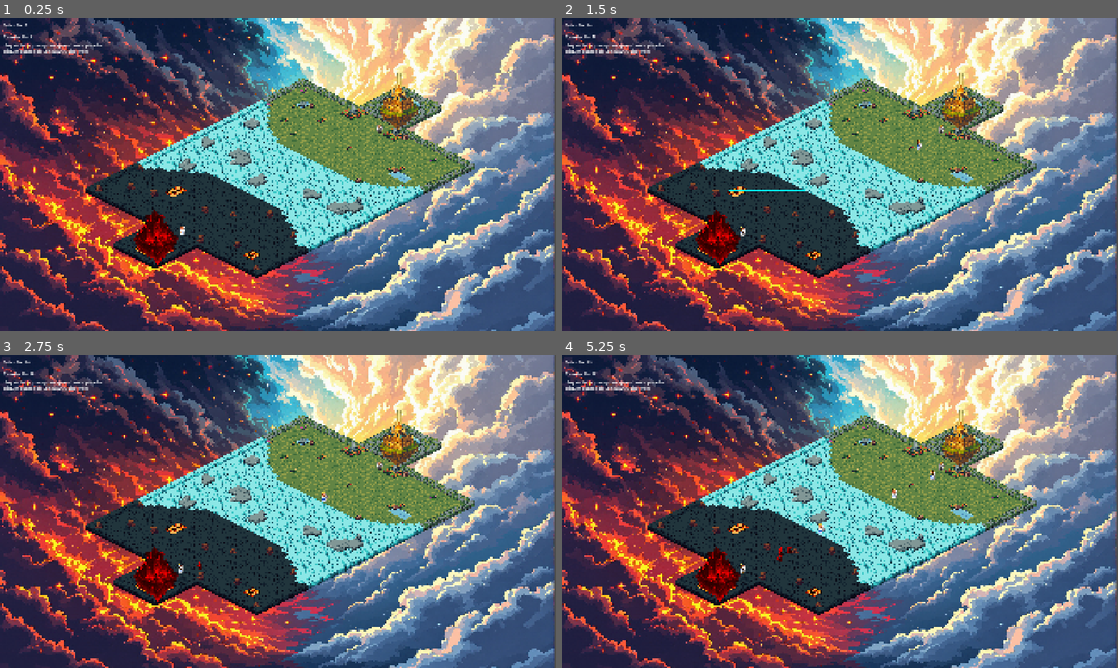
Above: before the commit, frames 1-4 (two rows, left to right).
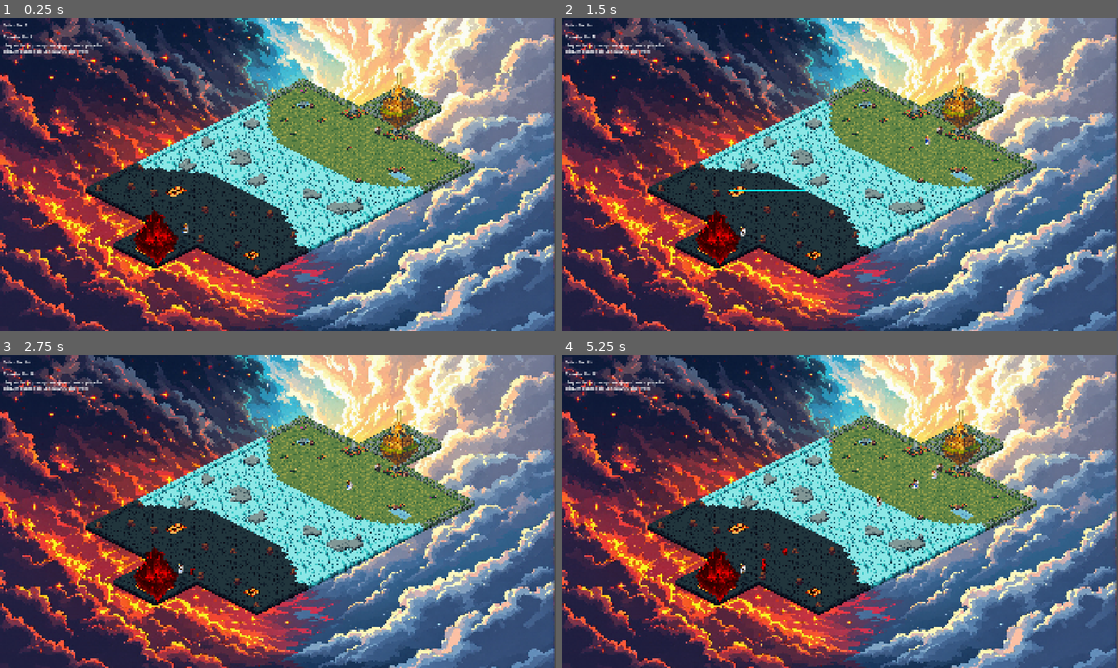
Above: after the commit, the same moments.

Repository: CorbeauBaptiste/Skyrage
Game: Godot game, scene res://world.tscn
Same seed, same stepped clock (60 frames per second), same inputs: the game is played once before the commit and once after it. This scene is started directly instead of the project's main scene. Sound files missing from this copy of the repository are replaced by a short silence.
Inputs (mouse positions are in pixels of both pictures, inside the frame that each line leads up to):
- Up to frame 1 (0.25 s): no input
- Up to frame 2 (1.5 s): tap Enter at 0.5 s; move the mouse to (962, 158) at 0.52 s; right-click (962, 158) at 0.6 s; click (962, 158) at 0.67 s; tap Space at 0.77, 1.07 s; tap Backspace at 0.8 s; drag from (728, 190) to (956, 93) at 1.27 s
- Up to frame 3 (2.75 s): move the mouse to (333, 442) at 2.02 s; tap Space at 2.1 s; click (333, 442) at 2.17 s; right-click (333, 442) at 2.3 s
- Up to frame 4 (5.25 s): drag from (812, 574) to (940, 464) at 2.77 s; move the mouse to (1006, 558) at 3.52 s; tap Backspace at 3.6, 5.1 s; click (1006, 558) at 3.67 s; tap Space at 3.77, 3.8, 4.07 s; drag from (673, 464) to (739, 567) at 4.27 s; move the mouse to (867, 511) at 5.02 s; click (867, 511) at 5.17 s

The runs differ from the first frame. In frame 1, less than 0.1% of the frame differs, in the area x 32-69%, y 34-70%; in frame 2, less than 0.1%; in frame 3, 0.1%; in frame 4, 0.3%, in the area x 35-69%, y 34-70%.

Commit message:
add: j'ai ramener les fichiers des unites, zzzzzz

Diff:
--- a/unit/unit.gd
+++ b/unit/unit.gd
@@ -1,42 +1,21 @@
 extends CharacterBody2D
 class_name Unit
 
-@export var speed = 100: set = set_speed
+@export var speed = 50: set = set_speed
 @export var enfer = false: set = set_side
-@export var health = 20: set = set_health
+@export var health = 4: set = set_health
 @export var attack_speed = 1: set = set_attack_speed
-
-# ============================================================================
-# PROPRIÉTÉS POUR LES EFFETS D'ITEMS
-# ============================================================================
-var max_health: int = 20  # PV maximum
-var michael_charges: int = 0  # Charges du Glaive de Michaël
-var cupidon_arrows: int = 0  # Flèches de Cupidon
-var attack_cooldown_modifier: float = 0.0  # Modificateur de cooldown (-0.5 = -50%)
-var damage_multiplier: float = 1.0  # Multiplicateur de dégâts
-var speed_multiplier: float = 1.0  # Multiplicateur de vitesse
-
-# ============================================================================
-# PROPRIÉTÉS EXISTANTES
-# ============================================================================
 var av = Vector2.ZERO
 var avoid_weight = 0.1
-var target_radius = 50
-var selected = false: set = set_selected
-var target = null: set = set_target
+var target_radius = 20
+var selected = false:
+	set = set_selected
+var target = null:
+	set = set_target
 
-var arrow = preload("res://projectile.tscn"): set = set_arrow
+var arrow = preload("res://projectile.tscn"):
+	set = set_arrow
 
-# ============================================================================
-# INITIALISATION
-# ============================================================================
-func _ready() -> void:
-	max_health = health  # Initialise max_health avec la valeur de départ
-	add_to_group("units")  # Important pour le système d'items
-
-# ============================================================================
-# SETTERS
-# ============================================================================
 func set_selected(value):
 	selected = value
 	if selected:
@@ -56,46 +35,7 @@
 		$Sprite2D.modulate = Color.RED if enfer else Color.WHITE
 	print("Unit set_side: ", enfer)
 
-func set_speed(new_value):
-	speed = new_value
-
-func set_health(value):
-	health = value
-
-	if health <= 0:
-		queue_free()
-		set_selected(false)
-
-func set_attack_speed(value):
-	attack_speed = value
-
-# ============================================================================
-# MÉTHODES DE SOINS (pour les effets d'items)
-# ============================================================================
-func get_missing_health() -> int:
-	return max_health - health
-
-func is_wounded() -> bool:
-	return health < max_health
-
-func heal(amount: int) -> int:
-	var old_health = health
-	health = min(max_health, health + amount)
-	return health - old_health
-
-# ============================================================================
-# GETTERS
-# ============================================================================
-func get_side() -> bool:
-	return enfer
-
-func get_health() -> int:
-	return health
-
-# ============================================================================
-# MOUVEMENT
-# ============================================================================
-func avoid() -> Vector2:
+func avoid():
 	var result = Vector2.ZERO
 	var neighbors = $Detect.get_overlapping_bodies()
 	if neighbors:
@@ -105,7 +45,6 @@
 	return result.normalized()
 
 func _physics_process(delta: float) -> void:
-	self.z_index = 900
 	velocity = Vector2.ZERO
 	if target:
 		var target_pos = target if target is Vector2 else target.global_position if target else Vector2.ZERO
@@ -113,14 +52,8 @@
 		if position.distance_to(target_pos) < target_radius:
 			target = null
 	av = avoid()
-
-	# Applique le multiplicateur de vitesse (effets d'items)
-	var effective_speed = speed * speed_multiplier
-	velocity = (velocity + av * avoid_weight).normalized() * effective_speed
-
+	velocity = (velocity + av * avoid_weight).normalized() * speed
 	move_and_collide(velocity * delta)
-
-	# Animation
 	if velocity != Vector2.ZERO:
 		if abs(velocity.x) > abs(velocity.y):
 			if velocity.x > 0:
@@ -135,7 +68,6 @@
 	else:
 		$AnimationPlayer.stop()
 
-	# Attaque
 	if Input.is_action_just_pressed("right_mouse") and selected:
 		var ennemies = $Range.get_overlapping_bodies()
 		print("Ennemies détectées : ", ennemies.size(), " (debug)")
@@ -146,31 +78,40 @@
 					valid_enemies.append(ennemy)
 			if valid_enemies.size() > 0:
 				if $Timer.is_stopped():
-					valid_enemies.sort_custom(func(a, b):
-						return global_position.distance_to(a.global_position) < global_position.distance_to(b.global_position)
-					)
+					valid_enemies.sort_custom(func(a, b): return global_position.distance_to(a.global_position) < global_position.distance_to(b.global_position))
 					var closest = valid_enemies[0]
 					var ennemy_pos = closest.global_position
 					$Marker2D.look_at(ennemy_pos)
 					var arrow_instance = arrow.instantiate()
-
 					if self.get_side() == true:
-						arrow_instance.change_sprite("res://Fire_0_Preview.png", 4, 7, 12)
+						arrow_instance.change_sprite("res://unit/feu.png")
 						arrow_instance.set_target(false)
 					else:
-						arrow_instance.change_sprite("res://Pure.png", 5, 5, 16)
+						arrow_instance.change_sprite("res://unit/vent.png")
 						arrow_instance.set_target(true)
-
 					arrow_instance.rotation = $Marker2D.rotation
 					arrow_instance.global_position = $Marker2D.global_position
 					add_child(arrow_instance)
-
-					# Applique le modificateur de cooldown (effets d'items)
-					var effective_cooldown = attack_speed + attack_cooldown_modifier
-					effective_cooldown = max(0.1, effective_cooldown)  # Minimum 0.1 sec
-					$Timer.wait_time = effective_cooldown
 					$Timer.start()
-
 					print("Tir 1 projectile sur closest ennemy : ", closest.name)
 			else:
 				print("Pas d'ennemi valide dans range")
+
+func set_speed(new_value):
+	speed = new_value
+
+func set_health(value):
+	health = value
+
+	if health == 0:
+		queue_free()
+		set_selected(false)
+
+func set_attack_speed(value):
+	attack_speed = value
+
+func get_side():
+	return enfer
+
+func get_health():
+	return health
--- /dev/null
+++ b/unit/unit_enfer/ange_dechu/ange_dechu.gd
@@ -0,0 +1,4 @@
+extends Unit
+
+func _ready() -> void:
+	set_health(4)
--- a/unit/unit_enfer/ange_dechu/ange_dechu.tscn
+++ b/unit/unit_enfer/ange_dechu/ange_dechu.tscn
@@ -1,18 +1,7 @@
 [gd_scene load_steps=12 format=3 uid="uid://bl7go3g78ckpo"]
 
+[ext_resource type="Script" uid="uid://bpl4qjnk0vw4y" path="res://unit/unit_enfer/ange_dechu/ange_dechu.gd" id="1_ipigq"]
 [ext_resource type="Texture2D" uid="uid://bsyve6cfh3bej" path="res://unit/unit_enfer/ange_dechu/dark_angel-m-001_2.png" id="2_6uqi0"]
-
-[sub_resource type="GDScript" id="GDScript_6ov51"]
-script/source = "extends Unit
-
-var HEALTH = 20
-
-func take_damage():
-	HEALTH -= 1
-
-	if HEALTH == 0:
-		queue_free()
-"
 
 [sub_resource type="CircleShape2D" id="CircleShape2D_ppyta"]
 radius = 14.8661
@@ -119,8 +108,7 @@
 scale = Vector2(0.5, 0.5)
 collision_layer = 2
 collision_mask = 3
-script = SubResource("GDScript_6ov51")
-enfer = true
+script = ExtResource("1_ipigq")
 
 [node name="Sprite2D" type="Sprite2D" parent="."]
 texture = ExtResource("2_6uqi0")
--- /dev/null
+++ b/unit/unit_enfer/demon/demon.gd
@@ -0,0 +1,4 @@
+extends Unit
+
+func _ready():
+	set_health(8)
--- a/unit/unit_enfer/demon/demon.tscn
+++ b/unit/unit_enfer/demon/demon.tscn
@@ -1,6 +1,6 @@
 [gd_scene load_steps=12 format=3 uid="uid://dh2knij7weaqs"]
 
-[ext_resource type="Script" uid="uid://crka5xwh24rix" path="res://unit/unit.gd" id="1_ixyw5"]
+[ext_resource type="Script" uid="uid://clihgyot2ywah" path="res://unit/unit_enfer/demon/demon.gd" id="1_ixyw5"]
 [ext_resource type="Texture2D" uid="uid://bx4dmh58w0nxo" path="res://unit/unit_enfer/demon/fallen_angel-004.png" id="2_rot22"]
 
 [sub_resource type="CircleShape2D" id="CircleShape2D_agkxd"]
--- /dev/null
+++ b/unit/unit_enfer/diablotin/diablotin.gd
@@ -0,0 +1,4 @@
+extends Unit
+
+func _ready():
+	set_health(3)
--- a/unit/unit_enfer/diablotin/diablotin.tscn
+++ b/unit/unit_enfer/diablotin/diablotin.tscn
@@ -1,6 +1,6 @@
 [gd_scene load_steps=12 format=3 uid="uid://b2bgtts1cq2et"]
 
-[ext_resource type="Script" uid="uid://crka5xwh24rix" path="res://unit/unit.gd" id="1_awgai"]
+[ext_resource type="Script" uid="uid://d3bv4pohe3qik" path="res://unit/unit_enfer/diablotin/diablotin.gd" id="1_awgai"]
 [ext_resource type="Texture2D" uid="uid://b5xf0fduci0wp" path="res://unit/unit_enfer/diablotin/fallen_angel-001.png" id="2_kriiy"]
 
 [sub_resource type="CircleShape2D" id="CircleShape2D_agkxd"]
--- /dev/null
+++ b/unit/unit_paradis/ange/ange.gd
@@ -0,0 +1,4 @@
+extends Unit
+
+func _ready():
+	set_health(3)
--- a/unit/unit_paradis/ange/ange.tscn
+++ b/unit/unit_paradis/ange/ange.tscn
@@ -1,18 +1,7 @@
 [gd_scene load_steps=12 format=3 uid="uid://87hem040vnrn"]
 
+[ext_resource type="Script" uid="uid://c2xfy054l7bvj" path="res://unit/unit_paradis/ange/ange.gd" id="1_48dlh"]
 [ext_resource type="Texture2D" uid="uid://c6ue2vk7jh8e7" path="res://unit/unit_paradis/ange/angel-f-001.png" id="2_48dlh"]
-
-[sub_resource type="GDScript" id="GDScript_h081i"]
-script/source = "extends Unit
-
-var HEALTH = 1
-
-func take_damage():
-	HEALTH -= 1
-
-	if HEALTH == 0:
-		queue_free()
-"
 
 [sub_resource type="CircleShape2D" id="CircleShape2D_jk54y"]
 radius = 14.8661
@@ -119,8 +108,7 @@
 scale = Vector2(0.626168, 0.603604)
 collision_layer = 2
 collision_mask = 3
-script = SubResource("GDScript_h081i")
-health = 3
+script = ExtResource("1_48dlh")
 
 [node name="Sprite2D" type="Sprite2D" parent="."]
 texture = ExtResource("2_48dlh")
--- /dev/null
+++ b/unit/unit_paradis/archange/archange.gd
@@ -0,0 +1,4 @@
+extends Unit
+
+func _ready():
+	set_health(4)
--- a/unit/unit_paradis/archange/archange.tscn
+++ b/unit/unit_paradis/archange/archange.tscn
@@ -1,6 +1,6 @@
 [gd_scene load_steps=12 format=3 uid="uid://bpem4157qmn2d"]
 
-[ext_resource type="Script" uid="uid://crka5xwh24rix" path="res://unit/unit.gd" id="1_5eryp"]
+[ext_resource type="Script" uid="uid://dsvabggskaf10" path="res://unit/unit_paradis/archange/archange.gd" id="1_rk7dp"]
 [ext_resource type="Texture2D" uid="uid://iqxvxcqxcxfs" path="res://unit/unit_paradis/archange/angel-m-001_2.png" id="2_8upee"]
 
 [sub_resource type="CircleShape2D" id="CircleShape2D_agkxd"]
@@ -108,7 +108,7 @@
 scale = Vector2(0.463542, 0.448529)
 collision_layer = 2
 collision_mask = 3
-script = ExtResource("1_5eryp")
+script = ExtResource("1_rk7dp")
 metadata/_custom_type_script = "uid://crka5xwh24rix"
 
 [node name="Sprite2D" type="Sprite2D" parent="."]
--- /dev/null
+++ b/unit/unit_paradis/seraphin/seraphin.gd
@@ -0,0 +1,4 @@
+extends Unit
+
+func _ready():
+	set_health(8)
--- a/unit/unit_paradis/seraphin/seraphin.tscn
+++ b/unit/unit_paradis/seraphin/seraphin.tscn
@@ -1,6 +1,6 @@
 [gd_scene load_steps=12 format=3 uid="uid://ceb1j2mcdxh7n"]
 
-[ext_resource type="Script" uid="uid://crka5xwh24rix" path="res://unit/unit.gd" id="1_4dlos"]
+[ext_resource type="Script" uid="uid://4c8calelr8ci" path="res://unit/unit_paradis/seraphin/seraphin.gd" id="1_4dlos"]
 [ext_resource type="Texture2D" uid="uid://ifuxs0x63sqn" path="res://unit/unit_paradis/seraphin/angel-f-002.png" id="2_swywn"]
 
 [sub_resource type="CircleShape2D" id="CircleShape2D_agkxd"]
Not shown, added: unit/unit_enfer/ange_dechu/ange_dechu.gd.uid
Not shown, added: unit/unit_enfer/demon/demon.gd.uid
Not shown, added: unit/unit_enfer/diablotin/diablotin.gd.uid
Not shown, added: unit/unit_paradis/ange/ange.gd.uid
Not shown, added: unit/unit_paradis/archange/archange.gd.uid
Not shown, added: unit/unit_paradis/seraphin/seraphin.gd.uid
